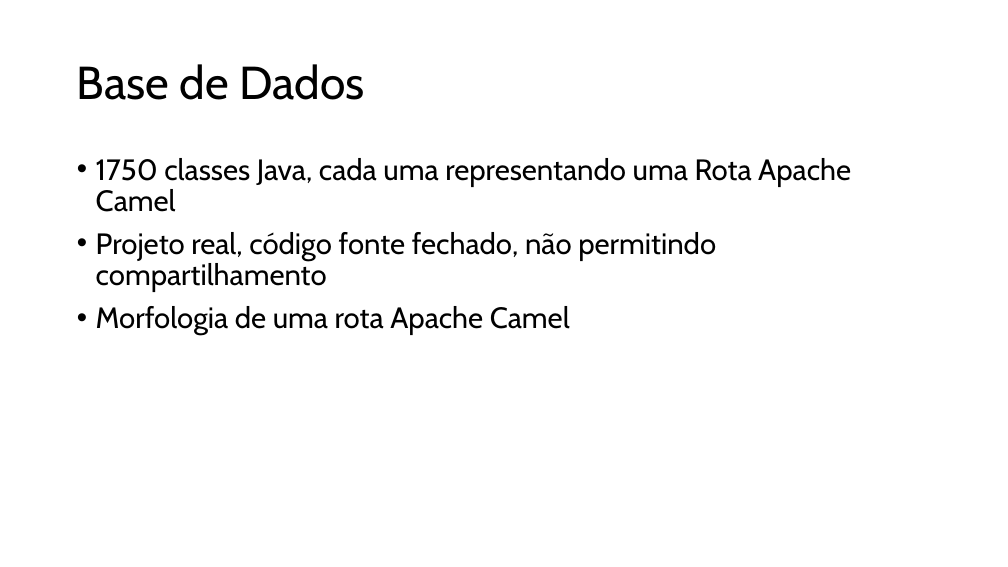
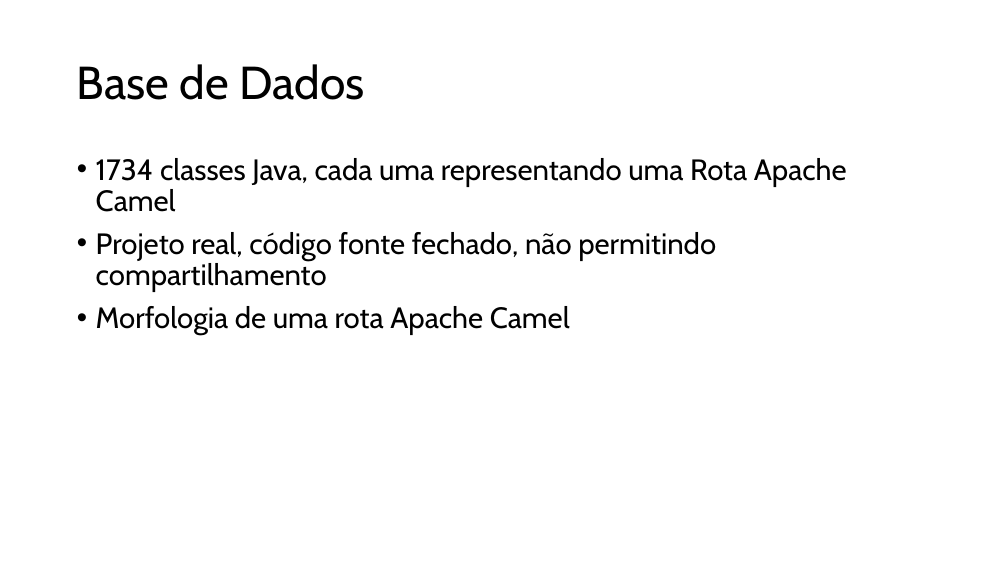
Before and after one commit to gilcesarf/imd3003-202502-projeto, a slide deck: slide 4 of CamelRouteEmbeddingAnalysis-Apresentacao.pptx. Drawn at 1008x567 pixels with LibreOffice and Linux fonts; fonts in the diff are those of the drawing. Boxes give left, top, right and bottom in pixels: in the first picture for what was removed or moved away, otherwise in the second. Text is boxed around its words. In the diff, an @@ line names an element or a change of style, - is before the commit and + after.

```diff
--- a/CamelRouteEmbeddingAnalysis-Apresentacao.pptx
+++ b/CamelRouteEmbeddingAnalysis-Apresentacao.pptx
@@ text at (x1=96, y1=158, x2=847, y2=212): text changed @@
-• 1750 classes Java, cada uma representando uma Rota Apache Camel
+• 1734 classes Java, cada uma representando uma Rota Apache Camel
```
Also in this commit, not shown: 4 other slides changed, 6 slides added, 1 slide removed, 1 other file.
